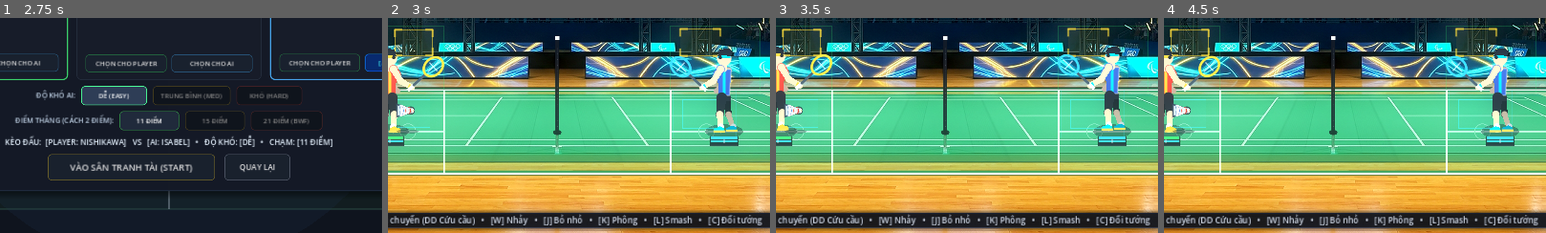
Above: before the commit, frames 1-4 (left to right).
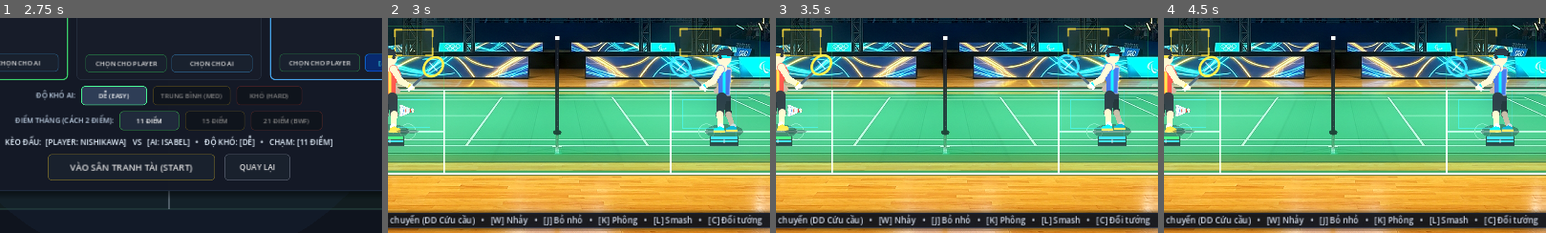
Above: after the commit, the same moments.

Repository: Lurz0205/kaiser-shuttle
Game: Godot game, scene res://scenes/Main.tscn
Same seed, same stepped clock (60 frames per second), same inputs: the game is played once before the commit and once after it.
Inputs:
- Up to frame 1 (2.75 s): click "BẮT ĐẦU TRANH TÀI (PLAY)" at 0.5 s; click "DỄ (EASY)" at 1.25 s; click "DỄ (EASY)" at 2 s
- Up to frame 2 (3 s): click "VÀO SÂN TRANH TÀI (START)" at 2.75 s
- Up to frame 3 (3.5 s): no input
- Up to frame 4 (4.5 s): click "ĐỔI TƯỚNG (C)" at 3.5 s; click "VÀO SÂN TRANH TÀI (START)" at 4.25 s
The pictures show only the part of the screen within x 28-78%, y 50-100%; the shares and areas given below are measured in that part.

Frame 1 is identical in both runs. In frame 2, 0.1% of the frame differs, in the area x 2-7%, y 40-47%; in frame 3, 0.1%; in frame 4, 0.1%.

Commit message:
Update scripts/shuttlecock.gd - perfect court alignment, clear IN/OUT and realistic shuttlecock texture

Diff:
--- a/scripts/shuttlecock.gd
+++ b/scripts/shuttlecock.gd
@@ -650,25 +650,13 @@
 
 
 # ==========================================================
-# VECTOR SHUTTLECOCK DRAWING
+# SHUTTLECOCK DRAWING (TEXTURE SPRITE REPLACES EXPENSIVE VECTORS)
 # ==========================================================
 
 func _draw() -> void:
-	var feather_pts = PackedVector2Array([
-		Vector2(2.0, -4.0),
-		Vector2(-18.0, -10.0),
-		Vector2(-18.0, 10.0),
-		Vector2(2.0, 4.0)
-	])
-	draw_polygon(feather_pts, PackedColorArray([Color(0.95, 0.95, 1.0, 0.95)]))
-	draw_polyline(feather_pts, Color(0.15, 0.2, 0.3, 0.9), 1.5, true)
-
-	draw_line(Vector2(-8, -7), Vector2(-8, 7), Color(0.85, 0.2, 0.2, 0.85), 2.0, true)
-	draw_line(Vector2(-13, -9), Vector2(-13, 9), Color(0.2, 0.4, 0.8, 0.85), 1.5, true)
-
-	draw_circle(Vector2(5.0, 0.0), 5.5, Color(1.0, 1.0, 1.0, 1.0), true, -1.0, true)
-	draw_circle(Vector2(5.0, 0.0), 5.5, Color(0.1, 0.1, 0.15, 0.9), false, 1.5, true)
-	draw_line(Vector2(2.0, -5.0), Vector2(2.0, 5.0), Color(0.9, 0.2, 0.2, 1.0), 2.5, true)
+	# Quả cầu đã được nâng cấp lên Texture 2D độ phân giải cao dạng ảnh thực tế (shuttlecock.png)
+	# qua node Sprite2D, loại bỏ hoàn toàn các lệnh vẽ polygon và circle tốn kém mỗi frame.
+	pass
 
 
 # ==========================================================
